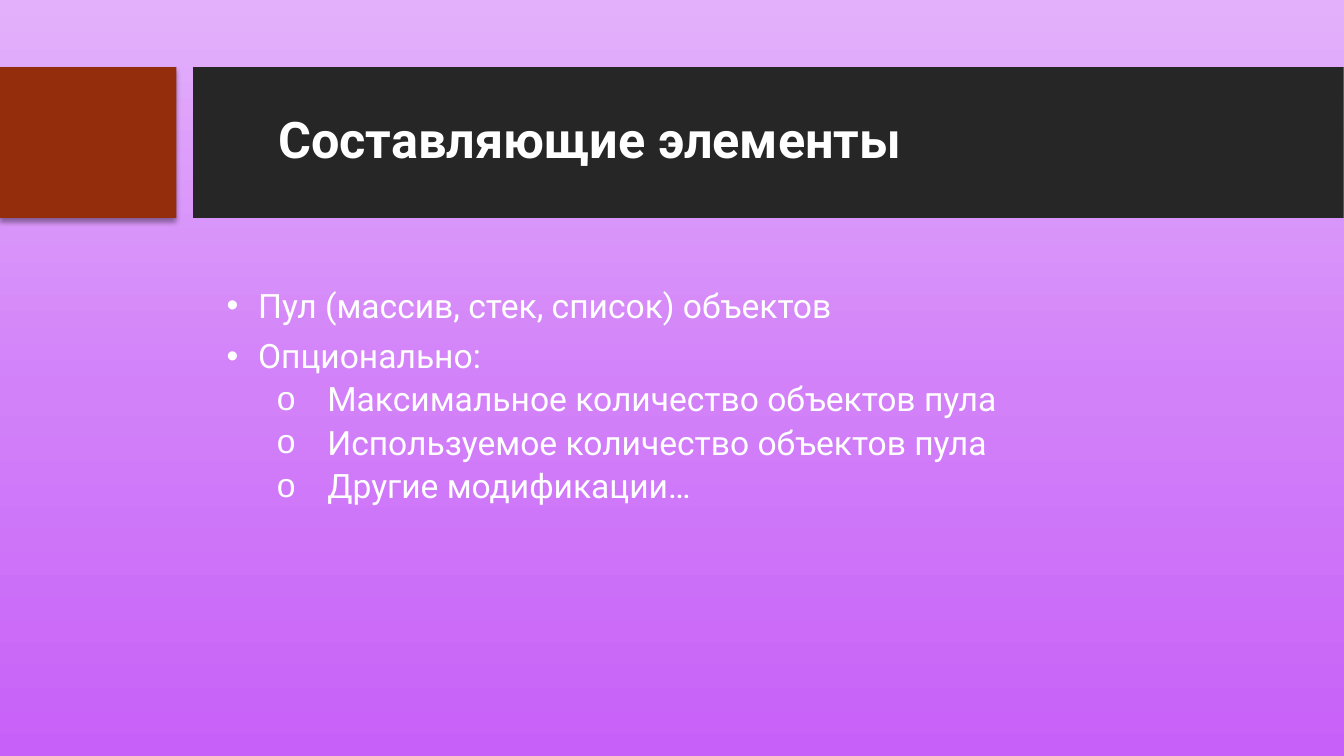
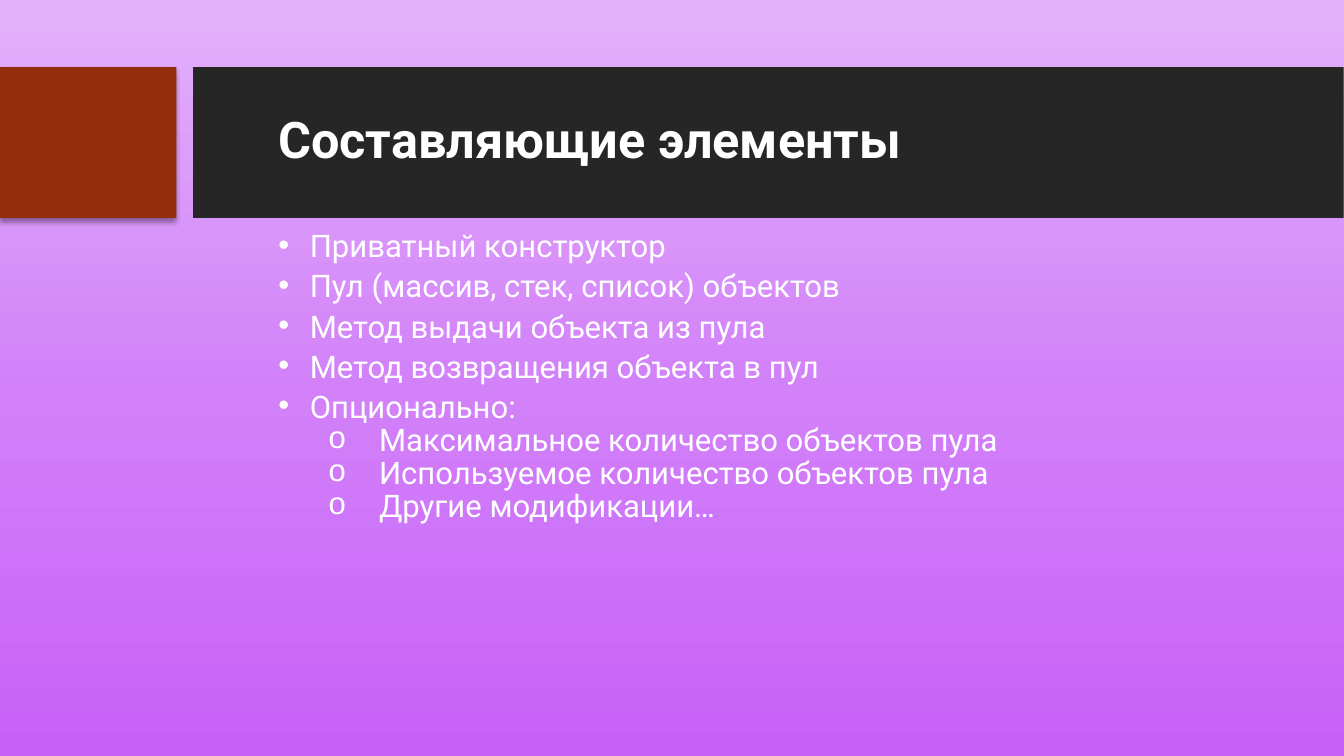
Before and after one commit to JacKira/OOP, a slide deck: slide 4 of ObjectPool.pptx. Drawn at 1344x756 pixels with LibreOffice and Linux fonts; fonts in the diff are those of the drawing; background and template pictures are left out. Boxes give left, top, right and bottom in pixels: in the first picture for what was removed or moved away, otherwise in the second. Text is boxed around its words. In the diff, an @@ line names an element or a change of style, - is before the commit and + after.

```diff
--- a/ObjectPool.pptx
+++ b/ObjectPool.pptx
@@ text "Приватный конструктор": place and size @@
-text "Приватный конструктор" at bbox=[258, 291, 996, 505]
+text "Приватный конструктор" at bbox=[310, 235, 998, 524]
@@ text at bbox=[310, 235, 665, 264]: paragraph added @@
+• Приватный конструктор
@@ text at bbox=[310, 272, 998, 524]: size 24 to 22.2 pt in "Пул (массив, стек, список) объектов", "Опционально:", "Максимальное количество объектов пула", "Используемое количество объектов пула" and 1 more places; line spacing 0.9 to 0.7 @@
@@ text at bbox=[310, 314, 819, 385]: paragraphs added @@
+• Метод выдачи объекта из пула
+• Метод возвращения объекта в пул
```
Also in this commit, not shown: 2 other slides changed.
